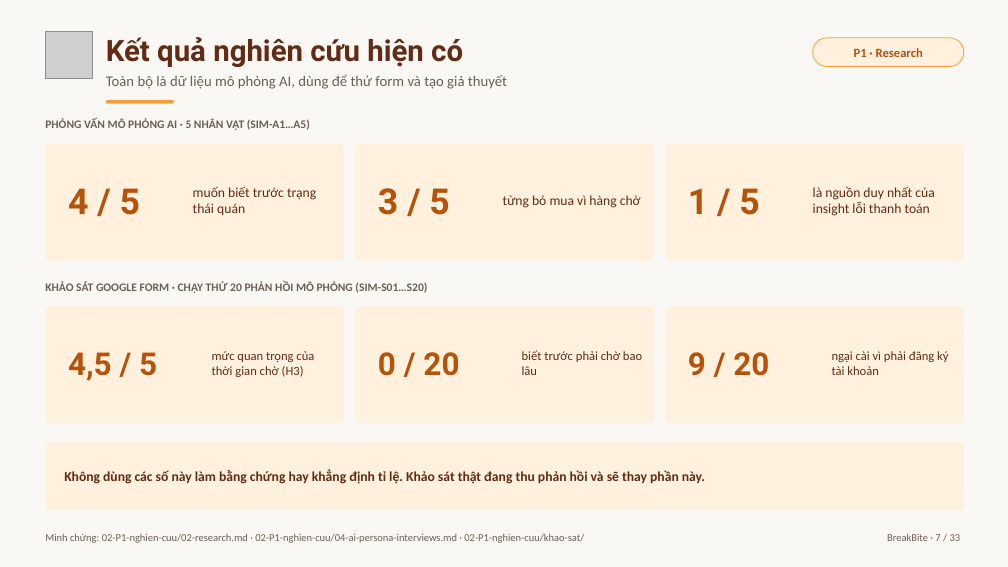
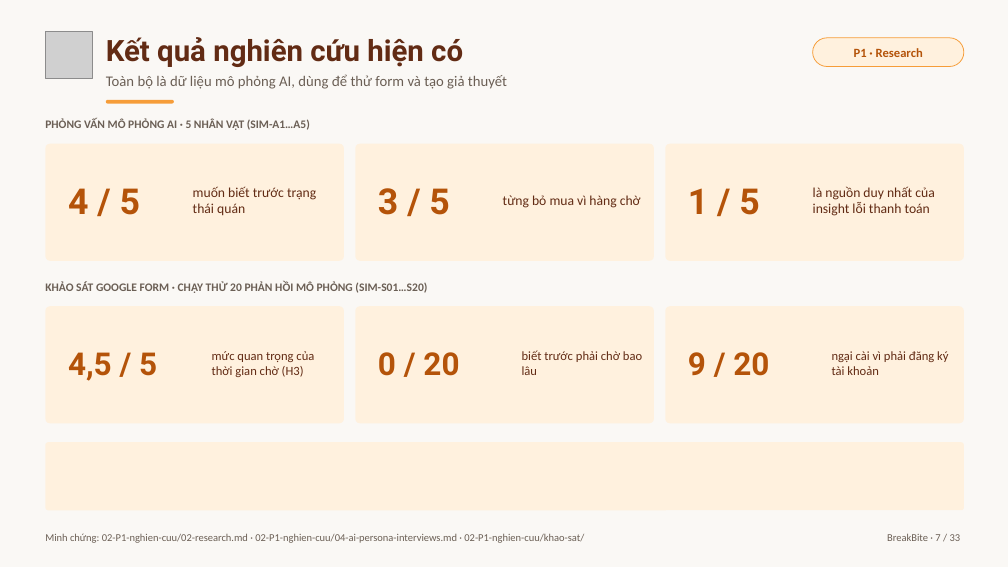
Before and after one commit to baonv0817/PRM323-Lab2-Group2, a slide deck: slide 7 of 07-trinh-bay/BreakBite_Lab2_Presentation.pptx. Drawn at 1008x567 pixels with LibreOffice and Linux fonts; fonts in the diff are those of the drawing; grey boxes stand for pictures. Boxes give left, top, right and bottom in pixels: in the first picture for what was removed or moved away, otherwise in the second. Text is boxed around its words. In the diff, an @@ line names an element or a change of style, - is before the commit and + after.

```diff
--- a/07-trinh-bay/BreakBite_Lab2_Presentation.pptx
+++ b/07-trinh-bay/BreakBite_Lab2_Presentation.pptx
@@ text removed at box(64, 470, 705, 484) @@
-Không dùng các số này làm bằng chứng hay khẳng định tỉ lệ. Khảo sát thật đang thu phản hồi và sẽ thay phần này.
```
Also in this commit, not shown: 5 other slides changed, 1 slide removed, 1 other file.
